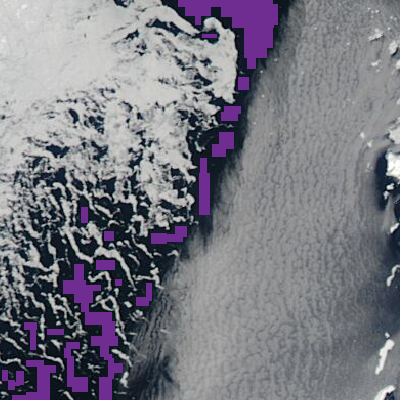
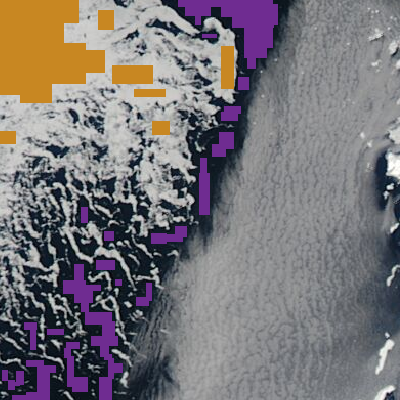
Layered file, before and after one edit (400 × 400). Changes by layer:
added layer "ice samples" above "water samples" over [0, 0, 234, 144]
